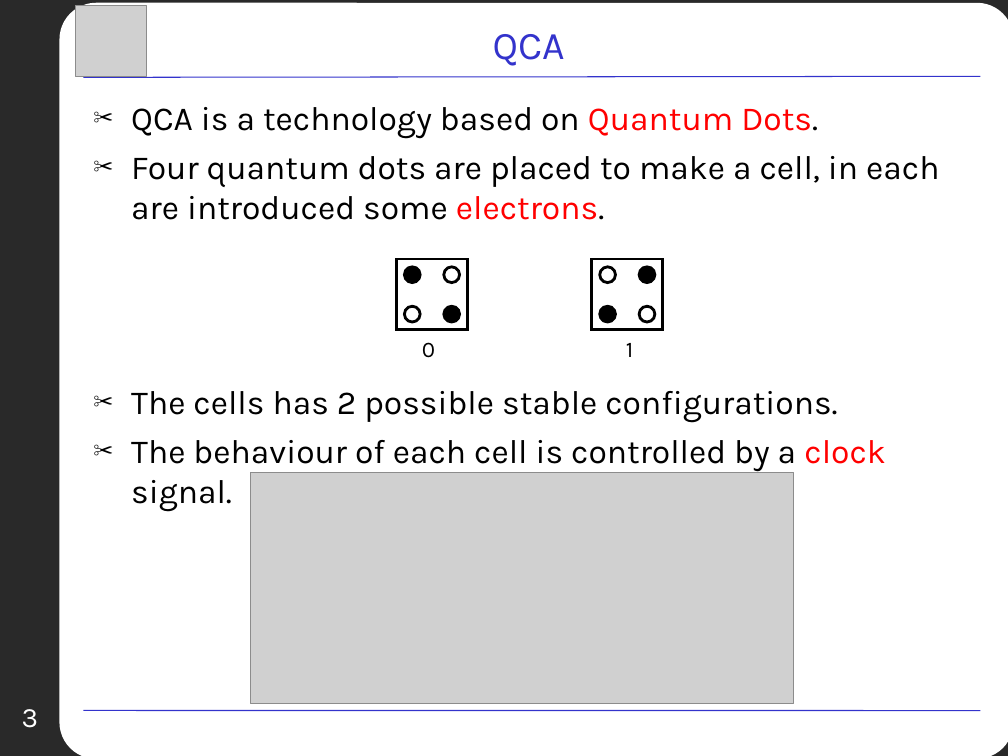
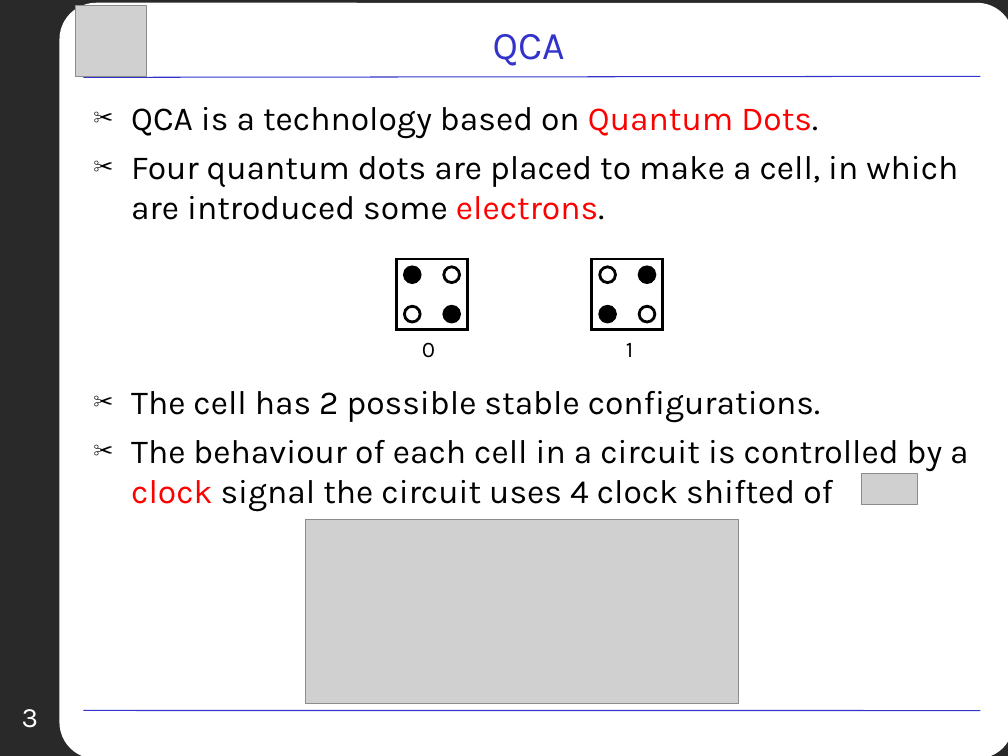
Before and after one commit to Anthz/qcadesigner-cuda, a slide deck: slide 3 of docs/bistable/PPT/Presentation.ppt. Drawn at 1008x756 pixels with LibreOffice and Linux fonts; fonts in the diff are those of the drawing; grey boxes stand for pictures; background and template pictures are left out. Boxes give left, top, right and bottom in pixels: in the first picture for what was removed or moved away, otherwise in the second. Text is boxed around its words. In the diff, an @@ line names an element or a change of style, - is before the commit and + after.

```diff
--- a/docs/bistable/PPT/Presentation.ppt
+++ b/docs/bistable/PPT/Presentation.ppt
@@ text at (131,156,968,512): text changed @@
-✂ Four quantum dots are placed to make a cell, in each are introduced some electrons.
-✂ The cells has 2 possible stable configurations.
-✂ The behaviour of each cell is controlled by a clock signal.
+✂ Four quantum dots are placed to make a cell, in which are introduced some electrons.
+✂ The cell has 2 possible stable configurations.
+✂ The behaviour of each cell in a circuit is controlled by a clock signal the circuit uses 4 clock shifted of
@@ picture added at (861,473,917,505) @@
@@ picture: place and size @@
-picture at (250,473,794,704)
+picture at (305,519,738,703)
```
Also in this commit, not shown: 10 other slides changed, 4 slides added, 3 slides removed, 1 other file.
